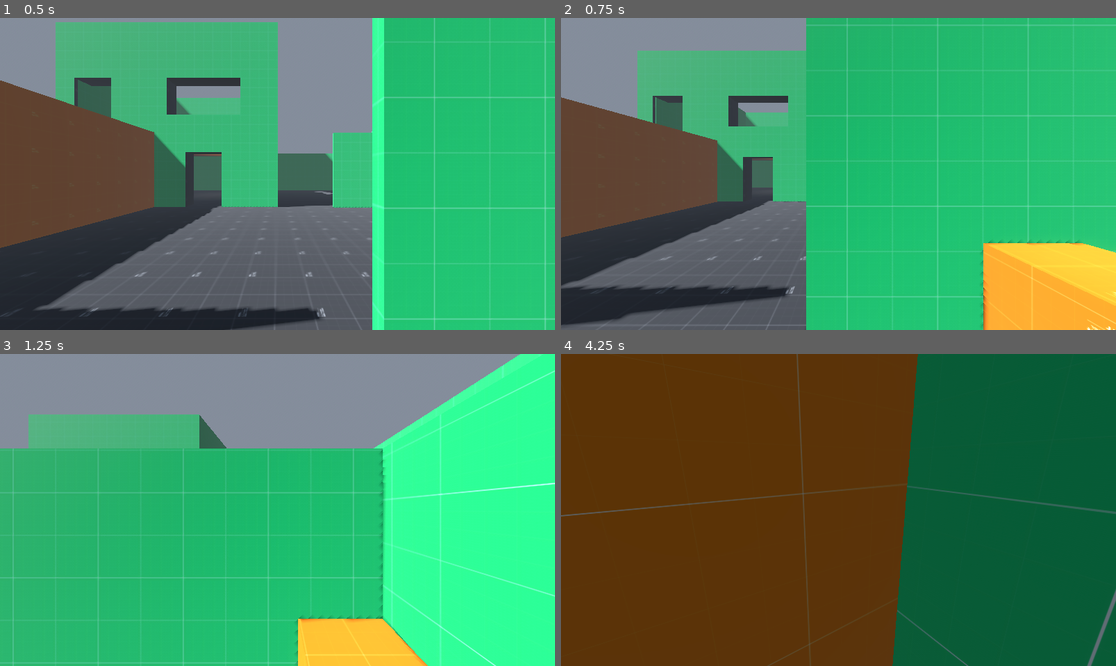
Above: before the commit, frames 1-4 (two rows, left to right).
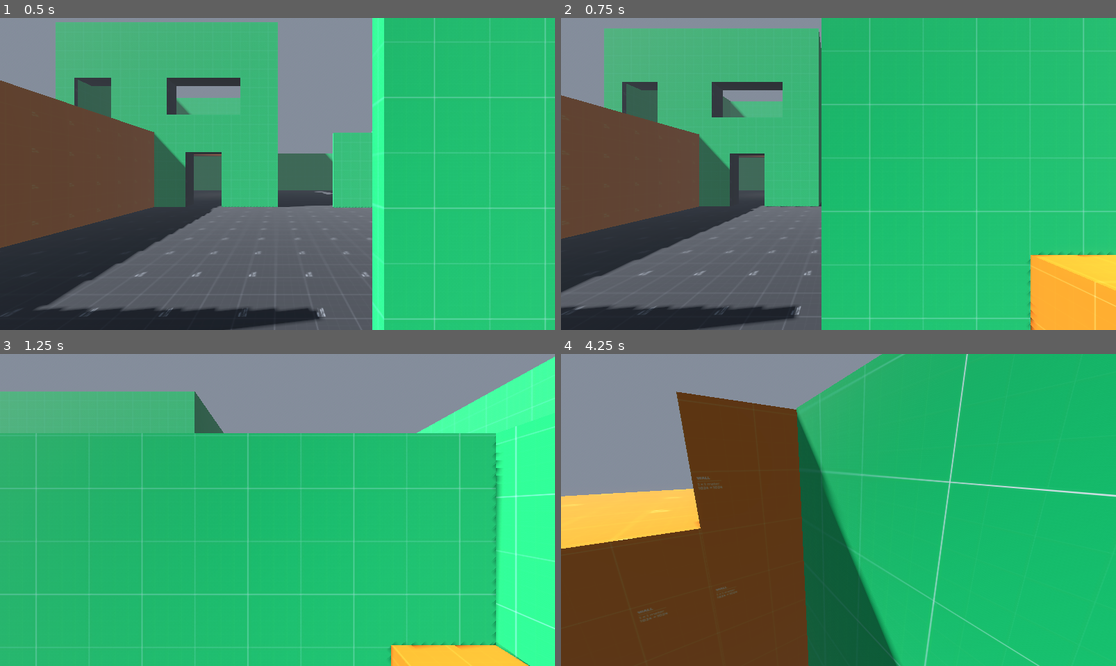
Above: after the commit, the same moments.

Repository: anandantony/project-zero-fps
Game: Godot game, scene res://maps/training/dm_map_1.tscn
The game is run twice, just before and just after one commit, with the same random seed, the same clock (stepped at 60 frames per second) and the same inputs. The project has no main scene, so this scene is started directly.
Inputs (mouse positions are in pixels of both pictures, inside the frame that each line leads up to):
- Up to frame 1 (0.5 s): no input
- Up to frame 2 (0.75 s): tap Enter at 0.5 s; move the mouse to (960, 158) at 0.52 s; hold D (move_right) from 0.53 s (still down); hold Shift (sprint) from 0.53 s (still down); click (960, 158) at 0.67 s
- Up to frame 3 (1.25 s): keep holding D (move_right); keep holding Shift (sprint); tap Space (jump) at 0.77, 0.8, 1.07 s
- Up to frame 4 (4.25 s): move the mouse to (810, 510) at 1.27 s; release D (move_right) at 1.28 s; release Shift (sprint) at 1.28 s; hold W (move_forward) from 1.28 s (still down); tap Space (jump) at 1.35, 1.52, 1.82, 2.3, 3.02, 3.32, 3.6, 3.77, 4.07 s; tap Shift (sprint) at 1.55, 2.85 s; move the mouse to (849, 503) at 2.02 s; hold Shift (sprint) 2.03-2.78 s; move the mouse to (832, 516) at 2.77 s; move the mouse to (877, 513) at 3.52 s

Frame 1 is identical in both runs. In frame 2, 22% of the frame differs, in the area x 0-100%, y 0-100%; in frame 3, 30%; in frame 4, 74%.

Commit message:
Improve sprint and air control mechanics
Added sprint mode toggling and hold options for keyboard and gamepad in InputRouter, with device tracking. Refined player movement: sprinting now affects strafe and backward speed, and air control uses a takeoff speed cap for more consistent movement. CameraController FOV logic updated to use new sprint strafe multiplier.

Diff:
--- a/scripts/camera_controller.gd
+++ b/scripts/camera_controller.gd
@@ -24,6 +24,7 @@
 
 func _setup() -> void:
 	player_camera = player.camera
+	player_camera.physics_interpolation_mode = Node.PHYSICS_INTERPOLATION_MODE_OFF
 
 func _unhandled_input(event: InputEvent) -> void:
 	#TODO: move this to UI manager
@@ -38,11 +39,10 @@
 	if event is InputEventMouseMotion:
 		InputRouter.handle_mouse_motion(event)
 
-func _process(_delta: float) -> void:
+func _process(delta: float) -> void:
 	_handle_camera_input()
 	global_transform = player.head_anchor.get_global_transform_interpolated()
 
-func _physics_process(delta: float) -> void:
 	if player_camera:
 		player_camera.transform.origin = _calculate_bob_offset(delta)
 		_handle_fov(delta)
@@ -87,7 +87,7 @@
 	var fov_target: float = fov_base
 	var local_velocity = Vector3(player.velocity)
 	local_velocity.y = 0
-	if local_velocity.length() >= player.sprint_speed * 0.75:
+	if local_velocity.length() > player.sprint_speed * player.sprint_strafe_multiplier:
 		fov_target = fov_run
 	elif local_velocity.length() >= player.walk_speed * 0.9:
 		fov_target = fov_walk
--- a/scripts/input_router.gd
+++ b/scripts/input_router.gd
@@ -1,18 +1,36 @@
 extends Node
+
+enum SprintMode { HOLD, TOGGLE }
 
 # Public state
 var move := Vector2.ZERO
 var look := Vector2.ZERO
 var sprint := false
-var toggle_sprint := false
 
 @export var look_deadzone := 0.05
 @export var mouse_sensitivity := 0.006
 @export var joystick_sensitivity := 5.0
 @export var jump_buffer_time := 0.12      # seconds
+@export var sprint_mode_keyboard := SprintMode.HOLD
+@export var sprint_mode_gamepad := SprintMode.TOGGLE
 
 # Private state
 var _jump_buffer := 0.0
+var _sprint_toggled := false
+var _last_input_was_gamepad := false
+
+func _unhandled_input(event: InputEvent) -> void:
+	# Track last input device
+	if event is InputEventJoypadButton or event is InputEventJoypadMotion:
+		_last_input_was_gamepad = true
+	elif event is InputEventKey or event is InputEventMouseButton:
+		_last_input_was_gamepad = false
+
+	# Sprint handling
+	if event.is_action_pressed("sprint"):
+		_on_sprint_pressed()
+	elif event.is_action_released("sprint"):
+		_on_sprint_released()
 
 func _process(delta: float) -> void:
 	# Movement
@@ -21,8 +39,9 @@
 		"move_back", "move_forward"
 	)
 
-	# Buttons
-	sprint = Input.is_action_pressed("sprint")
+	# Sprint state handle
+	if move.length() < 0.1 and _get_active_sprint_mode() == SprintMode.TOGGLE:
+		reset_sprint()
 
 	# Jump buffer (INPUT-side)
 	if Input.is_action_just_pressed("jump"):
@@ -40,6 +59,22 @@
 		stick *= stick.length()
 		look += stick * joystick_sensitivity * delta
 
+func _on_sprint_pressed() -> void:
+	match _get_active_sprint_mode():
+		SprintMode.HOLD:
+			sprint = true
+		SprintMode.TOGGLE:
+			_sprint_toggled = !_sprint_toggled
+			sprint = _sprint_toggled
+
+
+func _on_sprint_released() -> void:
+	if _get_active_sprint_mode() == SprintMode.HOLD:
+		sprint = false
+
+func _get_active_sprint_mode() -> SprintMode:
+	return sprint_mode_gamepad if _last_input_was_gamepad else sprint_mode_keyboard
+
 func is_mouse_locked() -> bool:
 	return Input.mouse_mode == Input.MOUSE_MODE_CAPTURED
 
@@ -56,3 +91,10 @@
 
 func consume_jump() -> void:
 	_jump_buffer = 0.0
+
+func _is_gamepad() -> bool:
+	return Input.get_connected_joypads().size() > 0
+
+func reset_sprint() -> void:
+	_sprint_toggled = false
+	sprint = false
--- a/scripts/player_controller.gd
+++ b/scripts/player_controller.gd
@@ -2,8 +2,10 @@
 extends CharacterBody3D
 
 @export_group("Movement")
+@export var minimum_air_control_speed := 3.0
 @export var walk_speed := 6.0
 @export var sprint_speed := 8.5
+@export var sprint_strafe_multiplier := 0.85
 @export var jump_velocity := 7.0
 @export var coyote_time := 0.12   # seconds
 
@@ -19,6 +21,7 @@
 
 var _coyote_timer := 0.0
 var _wish_direction := Vector3.ZERO
+var _air_speed_cap := 0.0
 
 func _init() -> void:
 	GameManager.player_character = self
@@ -32,27 +35,53 @@
 
 func _handle_air_physics(delta: float) -> void:
 	self.velocity.y -= gravity * delta
-	self.velocity.x = lerp(self.velocity.x, _wish_direction.x * get_move_speed(), delta * 3.0)
-	self.velocity.z = lerp(self.velocity.z, _wish_direction.z * get_move_speed(), delta * 3.0)
+
+	var horizontal := Vector3(velocity.x, 0, velocity.z)
+
+	# Direction only (no speed)
+	var dir := _wish_direction.normalized()
+
+	# Lock air speed to takeoff speed
+	var target := dir * maxf(_air_speed_cap, minimum_air_control_speed)
+
+	horizontal = horizontal.lerp(target, delta * 3.0)
+
+	self.velocity.x = horizontal.x
+	self.velocity.z = horizontal.z
 
 func _handle_ground_physics(delta: float) -> void:
-	if (_wish_direction.length() > 0):
-		self.velocity.x = _wish_direction.x * get_move_speed()
-		self.velocity.z = _wish_direction.z * get_move_speed()
-	else:
-		self.velocity.x = lerp(self.velocity.x, _wish_direction.x * get_move_speed(), delta * 7.0)
-		self.velocity.z = lerp(self.velocity.z, _wish_direction.z * get_move_speed(), delta * 7.0)
+	if _wish_direction.length() == 0:
+		velocity.x = lerp(velocity.x, 0.0, delta * 7.0)
+		velocity.z = lerp(velocity.z, 0.0, delta * 7.0)
+		return
+
+	var _basis := global_transform.basis
+
+	var forward := -_basis.z
+	var right := _basis.x
+
+	var forward_amount := _wish_direction.dot(forward)
+	var strafe_amount := _wish_direction.dot(right)
+
+	var max_forward := get_move_speed()
+	var max_strafe := get_move_speed()
+
+	if InputRouter.sprint:
+		max_strafe *= sprint_strafe_multiplier
+		if forward_amount < 0.1:
+			max_forward *= sprint_strafe_multiplier
+
+	var desired := forward * forward_amount * max_forward + right * strafe_amount * max_strafe
+	self.velocity.x = desired.x
+	self.velocity.z = desired.z
 
 func _physics_process(delta: float) -> void:
-	var input_dir = InputRouter.move
-	_wish_direction = self.global_transform.basis * Vector3(input_dir.x, 0.0, -input_dir.y)
+	_handle_move()
 
 	if is_on_floor():
 		_coyote_timer = coyote_time
 		if InputRouter.wants_to_jump() and _coyote_timer > 0.0:
-			self.velocity.y = jump_velocity
-			_coyote_timer = 0.0
-			InputRouter.consume_jump()
+			_handle_jump()
 		_handle_ground_physics(delta)
 	else:
 		_coyote_timer -= delta
@@ -60,8 +89,15 @@
 
 	move_and_slide()
 
-func _process(_delta: float) -> void:
-	pass
+func _handle_move() -> void:
+	var input_dir = InputRouter.move
+	_wish_direction = self.global_transform.basis * Vector3(input_dir.x, 0.0, -input_dir.y)
+
+func _handle_jump() -> void:
+	self.velocity.y = jump_velocity
+	_air_speed_cap = Vector3(velocity.x, 0, velocity.z).length()
+	_coyote_timer = 0.0
+	InputRouter.consume_jump()
 
 func get_move_speed() -> float:
 	return sprint_speed if InputRouter.sprint else walk_speed
